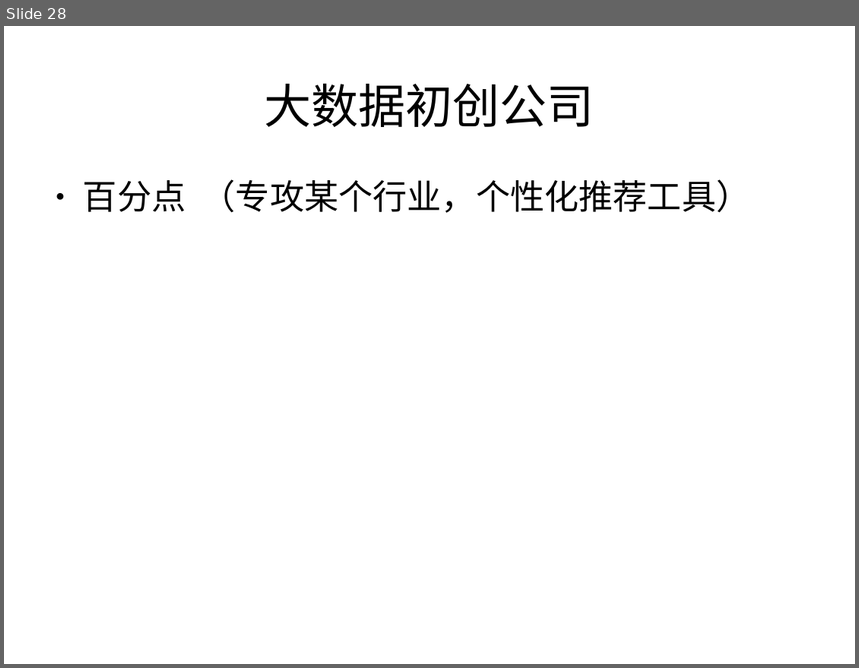
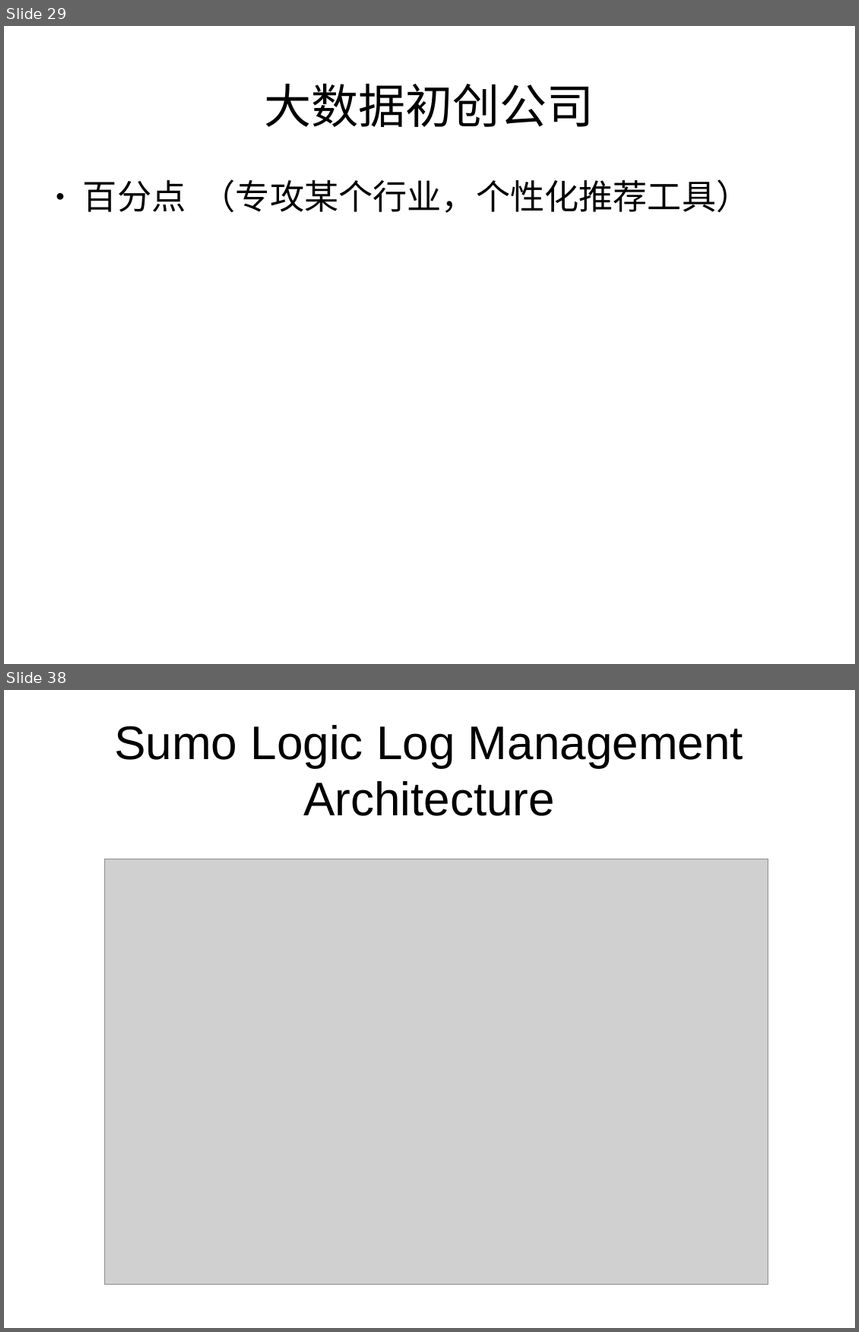
Before and after one commit to zouzhberk/Notes, a slide deck: bigdata/about-bigdata-product.odp. Shown one above the other, each under a label of ours: slide 28 before the commit, slides 29 and 38 after it; the slides between them are not shown. The pictures are 859x668 and 859x1332 pixels, drawn with LibreOffice and Linux fonts; fonts in the diff are those of the drawing; grey boxes stand for pictures. Boxes give left, top, right and bottom in pixels: in the first picture for what was removed or moved away, otherwise in the second. Text is boxed around its words. In the diff, an @@ line names an element or a change of style, - is before the commit and + after.

```diff
--- a/bigdata/about-bigdata-product.odp
+++ b/bigdata/about-bigdata-product.odp
@@ slide 38 added at [4,690,855,1328], background #FFFFFF @@
@@ title added at [114,725,743,816], 44 pt, text #000000 @@
+Sumo Logic Log Management Architecture
@@ picture added at [104,859,769,1285] @@
@@ what was slide 28 is now slide 29 @@
```
Also in this commit, not shown: 3 slides changed, 10 other slides added, 1 other file.
